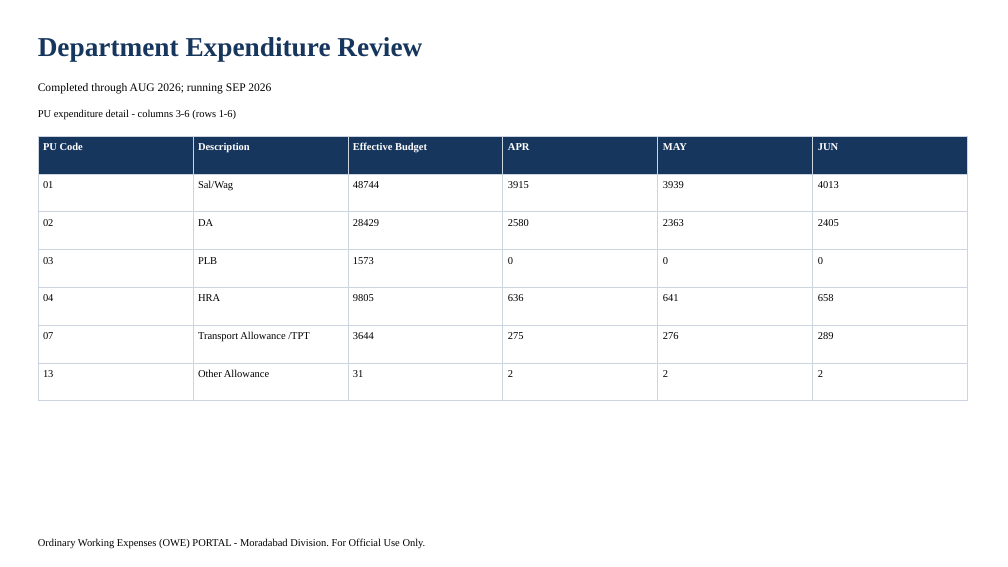
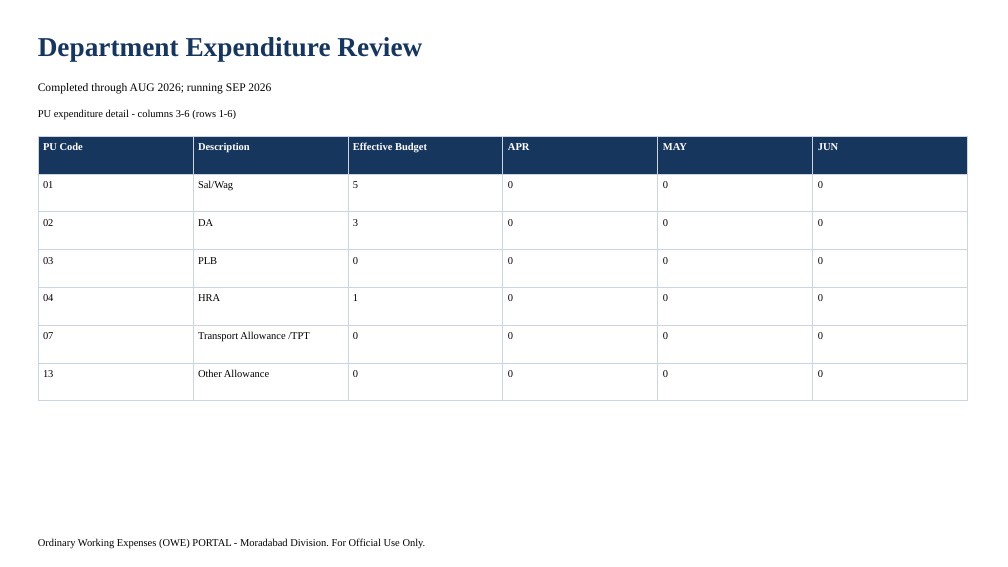
Before and after one commit to girishtiwari007/MBRLR, a slide deck: slide 3 of .export-validation/display/display.pptx. Drawn at 1008x567 pixels with LibreOffice and Linux fonts; fonts in the diff are those of the drawing. Boxes give left, top, right and bottom in pixels: in the first picture for what was removed or moved away, otherwise in the second. Text is boxed around its words. In the diff, an @@ line names an element or a change of style, - is before the commit and + after.

```diff
--- a/.export-validation/display/display.pptx
+++ b/.export-validation/display/display.pptx
@@ table at bbox=[38, 136, 968, 381] @@
-row 2: 01 | Sal/Wag | 48744 | 3915 | 3939 | 4013
+row 2: 01 | Sal/Wag | 5 | 0 | 0 | 0
-row 3: 02 | DA | 28429 | 2580 | 2363 | 2405
+row 3: 02 | DA | 3 | 0 | 0 | 0
-row 4, column 3: 1573
+row 4, column 3: 0
-row 5: 04 | HRA | 9805 | 636 | 641 | 658
+row 5: 04 | HRA | 1 | 0 | 0 | 0
-row 6: 07 | Transport Allowance /TPT | 3644 | 275 | 276 | 289
+row 6: 07 | Transport Allowance /TPT | 0 | 0 | 0 | 0
-row 7: 13 | Other Allowance | 31 | 2 | 2 | 2
+row 7: 13 | Other Allowance | 0 | 0 | 0 | 0
```
Also in this commit, not shown: 7 other slides changed, 33 other files.
